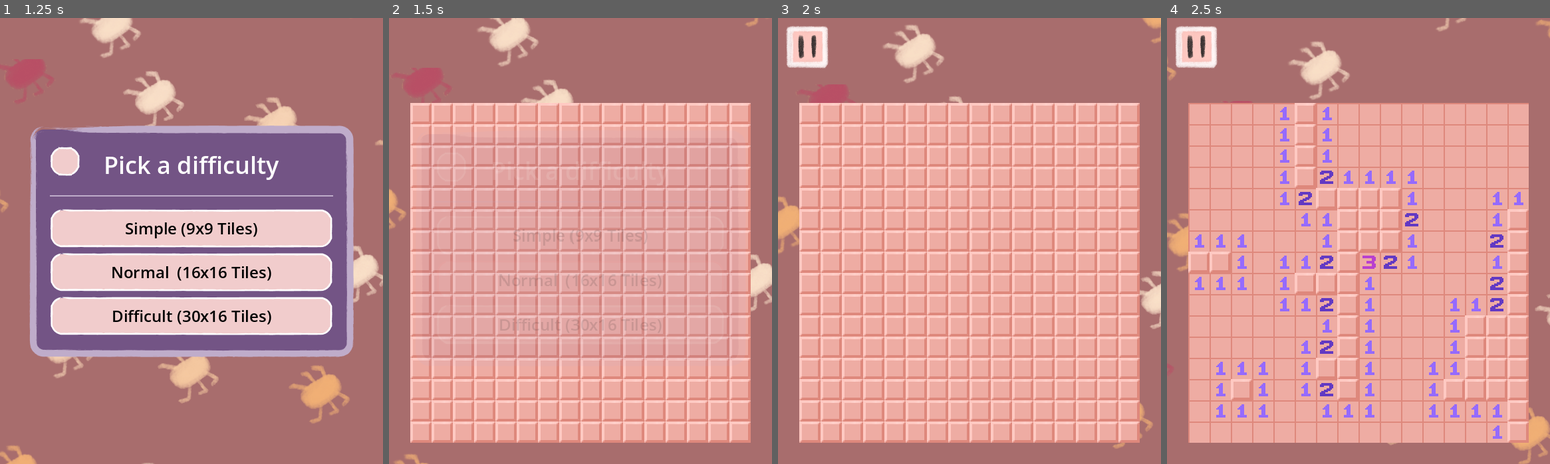
Above: before the commit, frames 1-4 (left to right).
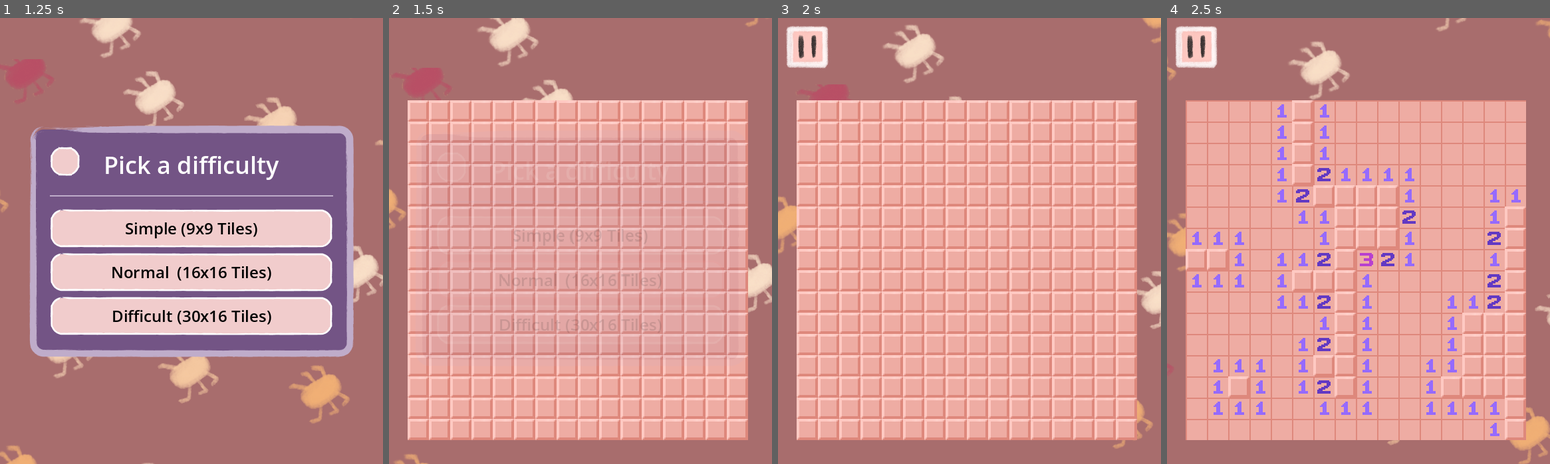
Above: after the commit, the same moments.

Repository: Somebud0180/CritterSweeper
Game: Godot game, scene res://scenes/menu.tscn
Two runs of this game, one before a commit and one after it. Both use one fixed random seed, a clock stepped at 60 frames per second and the inputs below.
Inputs (mouse positions are in pixels of both pictures, inside the frame that each line leads up to):
- Up to frame 1 (1.25 s): click "Start Game" at 0.5 s
- Up to frame 2 (1.5 s): click "Normal (16x16 Tiles)" at 1.25 s
- Up to frame 3 (2 s): no input
- Up to frame 4 (2.5 s): tap Enter at 2 s; move the mouse to (1442, 218) at 2.02 s; hold Right from 2.03 s (still down); tap Alt at 2.1 s; click (1442, 218) at 2.17 s

Frame 1 is identical in both runs. In frame 2, 39% of the frame differs, in the area x 4-95%, y 18-96%; in frame 3, 41%; in frame 4, 26%.

Commit message:
Re-enabled horizontal scrolling and implemented a new tile sizing setting to fill or fit to screen along with the static sizes

Diff:
--- a/project.godot
+++ b/project.godot
@@ -37,6 +37,7 @@
 AnimationPlayer=""
 MainScreen=""
 Tiles=""
+Game=""
 
 [rendering]
 
--- a/scenes/game.tscn
+++ b/scenes/game.tscn
@@ -3,7 +3,7 @@
 [ext_resource type="Theme" uid="uid://bhmyomirsk6vr" path="res://interface/menu.tres" id="1_0wfyh"]
 [ext_resource type="Script" uid="uid://cbmn8aejrmb8d" path="res://scripts/game.gd" id="1_o5qli"]
 
-[node name="Game" type="MarginContainer" node_paths=PackedStringArray("grid", "grid_aspect")]
+[node name="Game" type="MarginContainer" node_paths=PackedStringArray("grid", "grid_aspect", "center_container", "scroll_container") groups=["Game"]]
 anchors_preset = 15
 anchor_right = 1.0
 anchor_bottom = 1.0
@@ -18,10 +18,13 @@
 script = ExtResource("1_o5qli")
 grid = NodePath("ScrollContainer/CenterContainer/BoardAspect/Grid")
 grid_aspect = NodePath("ScrollContainer/CenterContainer/BoardAspect")
+center_container = NodePath("ScrollContainer/CenterContainer")
+scroll_container = NodePath("ScrollContainer")
 
 [node name="ScrollContainer" type="ScrollContainer" parent="."]
 layout_mode = 2
-horizontal_scroll_mode = 0
+horizontal_scroll_mode = 4
+vertical_scroll_mode = 4
 
 [node name="CenterContainer" type="CenterContainer" parent="ScrollContainer"]
 layout_mode = 2
--- a/scenes/menu.tscn
+++ b/scenes/menu.tscn
@@ -615,7 +615,6 @@
 [node name="GameLayer" type="CanvasLayer" parent="."]
 
 [node name="Game" parent="GameLayer" node_paths=PackedStringArray("label", "toast") instance=ExtResource("3_g3eks")]
-anchors_preset = 15
 pivot_offset = Vector2(288, 336)
 size_flags_horizontal = 3
 size_flags_vertical = 3
--- a/scripts/game.gd
+++ b/scripts/game.gd
@@ -11,6 +11,8 @@
 @export var toast: Panel
 @export var grid: GridContainer
 @export var grid_aspect: AspectRatioContainer
+@export var center_container: CenterContainer
+@export var scroll_container: ScrollContainer
 var tiles = [] # 2D array to store tile instances
 var first_click_done = false
 
@@ -48,6 +50,30 @@
 	first_click_done = false;
 	restart_game()
 
+func update_tile_sizes():
+	# Calculate dynamic tile size if needed
+	var tile_size_setting = Globals.tile_size
+	var calculated_tile_size: float = 0
+
+	if tile_size_setting <= 0:
+		var viewport_size = center_container.size
+
+		if tile_size_setting == -1:
+			# Fit to screen (both width and height)
+			var size_by_height = scroll_container.size.y / rows
+			calculated_tile_size = min(size_by_height, size_by_height)
+		else: # tile_size_setting == 0
+			# Fit to screen width only
+			calculated_tile_size = viewport_size.x / columns
+
+	# Apply tile size to all existing tiles
+	for row in tiles:
+		for tile in row:
+			if calculated_tile_size > 0:
+				tile.set_tile_size(calculated_tile_size)
+			else:
+				tile.set_tile_size() # Use predefined size from Globals
+
 func create_grid():
 	for y in range(rows):
 		tiles.append([])
@@ -58,6 +84,7 @@
 			tiles[y].append(tile)
 			grid.add_child(tile)
 
+	update_tile_sizes()
 	calculate_adjacent_mines()
 
 func generate_mine_positions(first_click_position: Vector2i) -> Array:
--- a/scripts/globals.gd
+++ b/scripts/globals.gd
@@ -3,22 +3,25 @@
 ## Settings - Variables
 # Tile Size
 const TILE_SIZES = {
-	0: 32, # Small
-	1: 44, # Medium
-	2: 64, # Large
+	-1: 0, # Fit to screen
+	0: 0,  # Fit to screen width
+	1: 32, # Small
+	2: 44, # Medium
+	3: 64, # Large
 }
 var tile_size: int:
 	get:
 		return tile_size
 	set(value):
-		value = mini(TILE_SIZES.size(), maxi(value, 0))
+		value = mini(TILE_SIZES.keys().max(), maxi(value, -1))
 		tile_size = value
 		for tile in get_tree().get_nodes_in_group("Tiles"):
 			tile.set_tile_size()
+		get_tree().get_first_node_in_group("Game").update_tile_sizes()
 
 # Volume
 var music_vol: float = 1.0
 var sfx_vol: float = 1.0
 
 func _ready() -> void:
-	tile_size = 0
+	tile_size = 1
--- a/scripts/tile.gd
+++ b/scripts/tile.gd
@@ -11,8 +11,19 @@
 	texture_normal = texture_normal.duplicate()
 	set_tile_size()
 
-func set_tile_size() -> void:
-	custom_minimum_size = Vector2(Globals.TILE_SIZES[Globals.tile_size], Globals.TILE_SIZES[Globals.tile_size])
+func set_tile_size(custom_size: float = 0) -> void:
+	if custom_size != 0:
+		# Size specified by game.gd for dynamic sizing
+		custom_minimum_size = Vector2(custom_size, custom_size)
+	else:
+		var tile_size_setting = Globals.tile_size
+		# Don't set a size when using dynamic sizing (-1, 0)
+		if tile_size_setting <= 0:
+			return
+		else:
+			# Use predefined tile size
+			var custom_tile_size = Globals.TILE_SIZES[tile_size_setting]
+			custom_minimum_size = Vector2(custom_tile_size, custom_tile_size)
 
 func reveal_tile():
 	is_revealed = true
